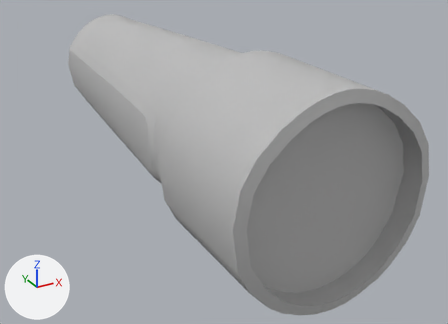
A saved change to the FBX model Assets/Resources/SegurancaCivil/EmergencyKit/Lantern/Lantern.fbx.
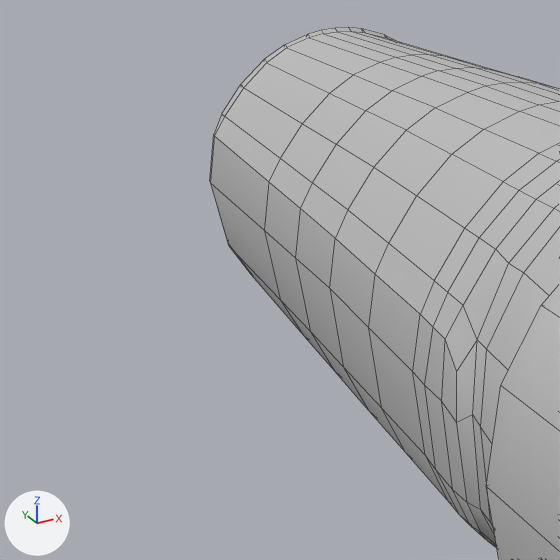
Each version is shown whole from a 50 mm camera at (0.432, -1.309, 0.604) aimed at (1.028, -0.226, 0.063), then close up on the part from 0% to 41% of the width and 2% to 58% of the height. Lighting does not change. The marker at lower left points along +X, +Y and +Z. The close-ups show mesh edges as thin lines. Where no turn or scale is listed for an object, it has been applied to the vertices.

The first close-up shows 'Lantern'.
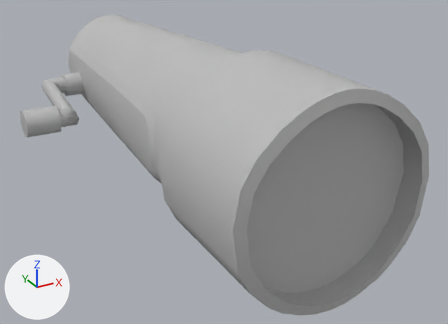
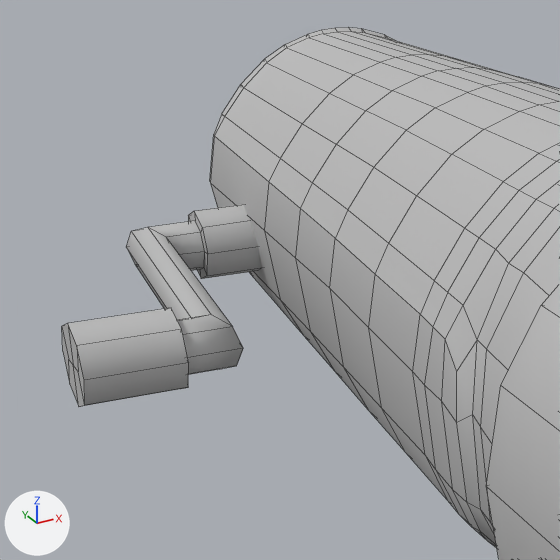
Where the newer file only moved an object's origin or applied its transform, the numbers keep the older frame.

What differs and where, as boxes (x1, y1, x2, y2) in the close-ups (560 x 560 px):
'Lantern', reshaped: before (210, 27, 560, 560); after (62, 27, 560, 560)
part 1 of me_mesh, added: after (62, 204, 261, 407)

Diff of the bpy script that builds the scene:
```diff
--- a/Assets/Resources/SegurancaCivil/EmergencyKit/Lantern/Lantern.fbx.py
+++ b/Assets/Resources/SegurancaCivil/EmergencyKit/Lantern/Lantern.fbx.py
@@ me_mesh @@
 # used by ob_lantern; location = (0.9931, -0.1204, 0.1559)
-me_mesh.from_pydata(...)  # 693 vertices, 692 faces; spans x -0.187..0.187, y -0.539..0.539, z -0.19..0.19
+me_mesh.from_pydata(...)  # 760 vertices, 754 faces; spans x -0.333..0.187, y -0.539..0.539, z -0.19..0.19
+# me_mesh part 1: a new loose piece of 67 vertices spanning x -0.333..-0.125, y 0.083..0.4, z -0.045..0.018, in mat_blinn1 (grey #bcbcbc)
 me_mesh.materials.append(mat_blinn1)
```
